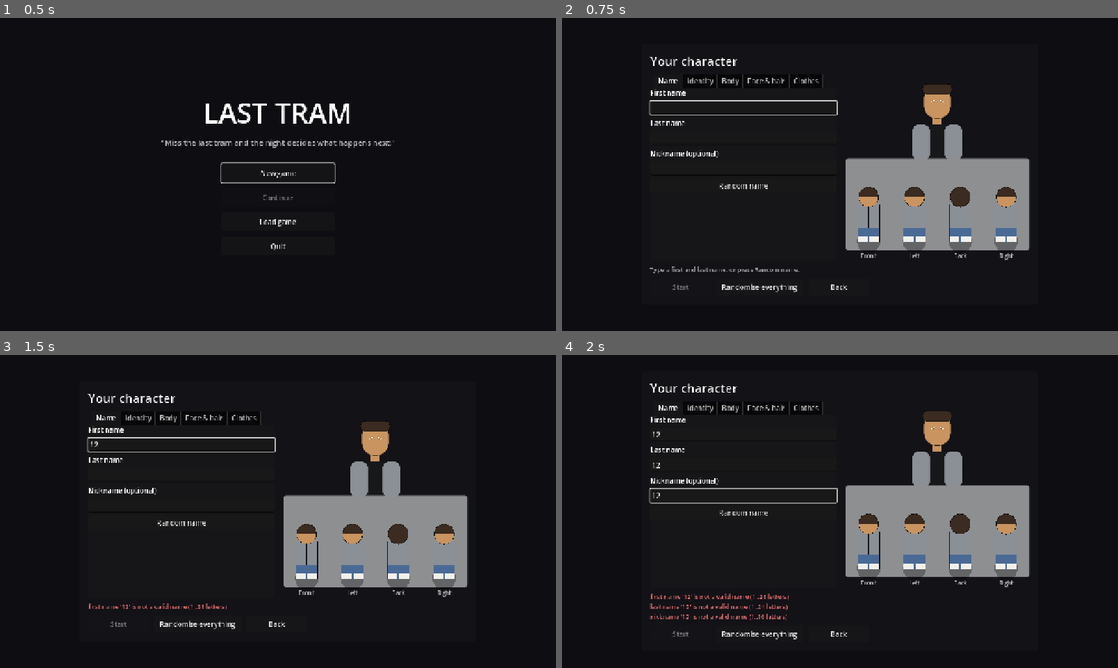
Above: before the commit, frames 1-4 (two rows, left to right).
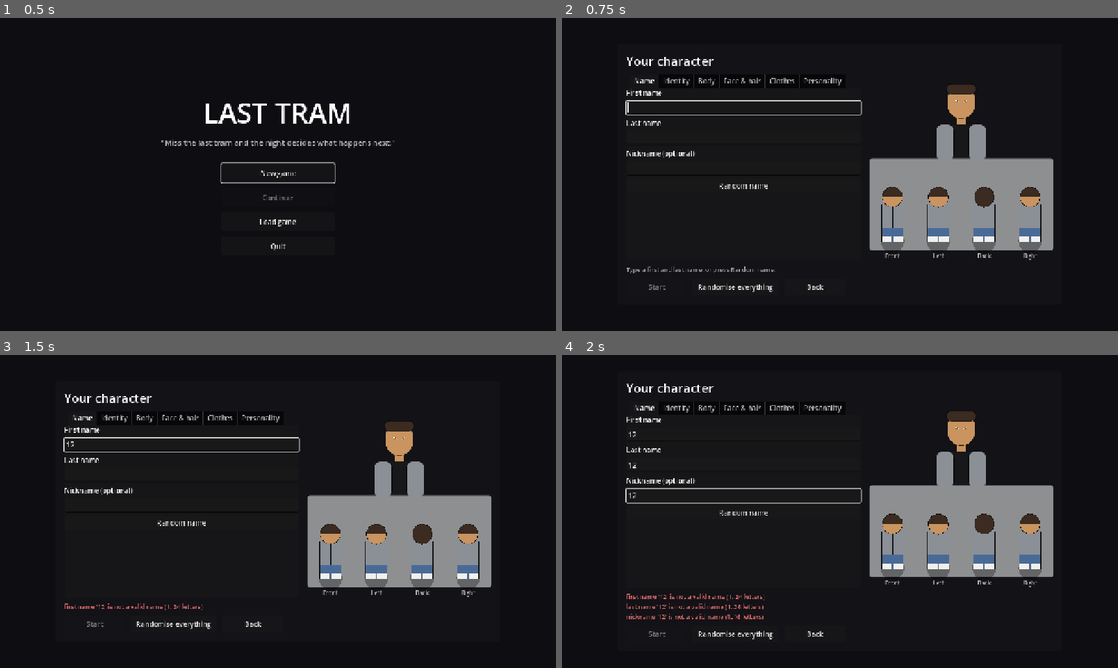
Above: after the commit, the same moments.

Repository: musterm4nn-alt/last-tram
Game: Godot game, scene res://game/main.tscn
The game is run twice, just before and just after one commit, with the same random seed, the same clock (stepped at 60 frames per second) and the same inputs.
Inputs (mouse positions are in pixels of both pictures, inside the frame that each line leads up to):
- Up to frame 1 (0.5 s): no input
- Up to frame 2 (0.75 s): click "New game" at 0.5 s
- Up to frame 3 (1.5 s): click (183, 445) at 1.27 s; type "12" at 1.35 s
- Up to frame 4 (2 s): click (745, 473) at 1.5 s; type "12" at 1.58 s; click (745, 505) at 1.73 s; type "12" at 1.82 s

Frame 1 is identical in both runs. In frame 2, 9.6% of the frame differs, in the area x 11-89%, y 12-88%; in frame 3, 9.7%; in frame 4, 10%, in the area x 11-89%, y 9-91%.

Commit message:
T-0044: personality tab in the character creator
Co-Authored-By: Claude Opus 5.5 <noreply@anthropic.com>

Diff:
--- a/game/launch_options.gd
+++ b/game/launch_options.gd
@@ -25,7 +25,7 @@
 ## "pause" (the Esc menu, after the quick start), "map" (the full map, after the quick
 ## start), "gallery" (the look gallery, no game).
 var screen: String = ""
-## The creator's tab to show (--creator-tab=body); "" = the first.
+## The creator's tab to show (--creator-tab=body, ...=personality); "" = the first.
 var creator_tab: String = ""
 ## Start the creator from CharacterSpec.random with this seed (--creator-seed=7); -1 = no.
 var creator_seed: int = -1
--- a/game/main.gd
+++ b/game/main.gd
@@ -14,7 +14,7 @@
 ##   --quickstart        skip the menu and start straight into a new game
 ##   --menu              force the menu even with quickstart options
 ##   --screen=creator    open the character creator directly (with the menu); "name" is the same
-##   --creator-tab=TAB   the creator's tab: name, identity, body, face
+##   --creator-tab=TAB   the creator's tab: name, identity, body, face, clothes, personality
 ##   --creator-seed=N    start the creator from a random character (for repeatable screenshots)
 ##   --screen=gallery    show every look option (portraits and figures); --gallery-page=2 for clothes
 ##   --screen=load       open the main menu's Load list (with the menu)
--- a/game/ui/character_creator.gd
+++ b/game/ui/character_creator.gd
@@ -1,6 +1,7 @@
 class_name CharacterCreator
 extends CanvasLayer
-## The character creator (New game): tabs for Name, Identity, Body, Face & hair and Clothes,
+## The character creator (New game): tabs for Name, Identity, Body, Face & hair, Clothes and
+## Personality,
 ## each with a Randomise button, a live preview from all four sides, and Start / Randomise
 ## everything / Back. Every choice goes through a CreatorModel. Enter = Start (when valid),
 ## Esc = Back, even while typing a name.
@@ -13,9 +14,8 @@
 const HINT_COLOR: Color = Color(1, 1, 1, 0.6)
 const ERROR_COLOR: Color = Color("#e06c6c")
 ## Tab ids in order, and their titles.
-const TABS: PackedStringArray = ["name", "identity", "body", "face", "clothes"]
-const TAB_TITLES: PackedStringArray = ["Name", "Identity", "Body", "Face & hair", "Clothes"]
-const LABEL_WIDTH: float = 110.0
+const TABS: PackedStringArray = ["name", "identity", "body", "face", "clothes", "personality"]
+const TAB_TITLES: PackedStringArray = ["Name", "Identity", "Body", "Face & hair", "Clothes", "Personality"]
 
 var model: CreatorModel
 
@@ -34,6 +34,7 @@
 ## Feature id -> its checkbox.
 var _feature_boxes: Dictionary[String, CheckBox] = {}
 var _clothes: CreatorClothesTab
+var _personality: CreatorPersonalityTab
 ## Randomise buttons draw from this (seeded by --creator-seed, else random).
 var _rng: RandomNumberGenerator = RandomNumberGenerator.new()
 var _rng_seeded: bool = false
@@ -70,7 +71,7 @@
 	columns.add_theme_constant_override("separation", 20)
 	box.add_child(columns)
 	_tabs = TabContainer.new()
-	_tabs.custom_minimum_size = Vector2(430, 300)
+	_tabs.custom_minimum_size = Vector2(540, 300)
 	columns.add_child(_tabs)
 	_build_name_tab(_tab("Name"))
 	_build_identity_tab(_tab("Identity"))
@@ -81,6 +82,11 @@
 	_tabs.add_child(_clothes)
 	_clothes.build(model)
 	_clothes.changed.connect(_sync_from_model)
+	_personality = CreatorPersonalityTab.new()
+	_personality.name = "Personality"
+	_tabs.add_child(_personality)
+	_personality.build(model)
+	_personality.changed.connect(_sync_from_model)
 	# The Name tab's "Random name" button is its Randomise.
 	for index: int in range(1, TABS.size()):
 		_randomise_button(_tabs.get_child(index) as VBoxContainer, TABS[index])
@@ -136,8 +142,8 @@
 	_rng_seeded = true
 
 
-## Shows the tab with this id ("name", "identity", "body", "face", "clothes"); unknown ids
-## are ignored.
+## Shows the tab with this id ("name", "identity", "body", "face", "clothes", "personality");
+## unknown ids are ignored.
 func show_tab(id: String) -> void:
 	var index := TABS.find(id)
 	if index >= 0:
@@ -191,14 +197,14 @@
 func _build_identity_tab(page: VBoxContainer) -> void:
 	_picker(page, "Gender", "gender")
 	_picker(page, "Pronouns", "pronouns")
-	_age = _spin(page, "Age", CreatorModel.AGE_MIN, CreatorModel.AGE_MAX, "")
+	_age = CreatorRows.spin(page, "Age", CreatorModel.AGE_MIN, CreatorModel.AGE_MAX, "")
 	_age.value_changed.connect(func(value: float) -> void:
 		model.set_age(int(value))
 		_sync_from_model())
 
 
 func _build_body_tab(page: VBoxContainer) -> void:
-	_height = _spin(page, "Height", CreatorModel.HEIGHT_MIN, CreatorModel.HEIGHT_MAX, "cm")
+	_height = CreatorRows.spin(page, "Height", CreatorModel.HEIGHT_MIN, CreatorModel.HEIGHT_MAX, "cm")
 	_height.value_changed.connect(func(value: float) -> void:
 		model.set_height(int(value))
 		_sync_from_model())
@@ -226,48 +232,17 @@
 		_feature_boxes[id] = check
 
 
-## One row: a label, ◀, the current option's name, ▶ (the same for every list field).
+## One row: a label, ◀, the current option's name, ▶ (see CreatorRows.picker).
 func _picker(page: VBoxContainer, label_text: String, field: String) -> void:
-	var row := HBoxContainer.new()
-	row.add_theme_constant_override("separation", 6)
-	page.add_child(row)
-	var label := Label.new()
-	label.text = label_text
-	label.custom_minimum_size = Vector2(LABEL_WIDTH, 0)
-	row.add_child(label)
-	var back := Button.new()
-	back.text = "◀"
-	back.pressed.connect(func() -> void:
+	_pickers[field] = CreatorRows.picker(page, label_text, _step.bind(field, -1), _step.bind(field, 1))
+
+
+func _step(field: String, direction: int) -> void:
+	if direction > 0:
+		model.next(field)
+	else:
 		model.previous(field)
-		_sync_from_model())
-	row.add_child(back)
-	var shown := Label.new()
-	shown.custom_minimum_size = Vector2(170, 0)
-	shown.horizontal_alignment = HORIZONTAL_ALIGNMENT_CENTER
-	row.add_child(shown)
-	var forward := Button.new()
-	forward.text = "▶"
-	forward.pressed.connect(func() -> void:
-		model.next(field)
-		_sync_from_model())
-	row.add_child(forward)
-	_pickers[field] = shown
-
-
-func _spin(page: VBoxContainer, label_text: String, low: int, high: int, suffix: String) -> SpinBox:
-	var row := HBoxContainer.new()
-	page.add_child(row)
-	var label := Label.new()
-	label.text = label_text
-	label.custom_minimum_size = Vector2(LABEL_WIDTH, 0)
-	row.add_child(label)
-	var spin := SpinBox.new()
-	spin.min_value = low
-	spin.max_value = high
-	spin.step = 1
-	spin.suffix = suffix
-	row.add_child(spin)
-	return spin
+	_sync_from_model()
 
 
 func _field(parent: Control, label_text: String, max_length: int) -> LineEdit:
@@ -299,6 +274,7 @@
 	for id: String in _feature_boxes:
 		_feature_boxes[id].set_pressed_no_signal(model.spec.appearance.features.has(id))
 	_clothes.sync(model)
+	_personality.sync(model)
 	_refresh()
 
 
--- a/game/ui/creator_model.gd
+++ b/game/ui/creator_model.gd
@@ -10,7 +10,8 @@
 const HEIGHT_MIN: int = 150
 const HEIGHT_MAX: int = 205
 ## Section ids, in tab order.
-const SECTIONS: PackedStringArray = ["name", "identity", "body", "face", "clothes"]
+## "personality" is last, so Randomise everything draws the others as before it existed.
+const SECTIONS: PackedStringArray = ["name", "identity", "body", "face", "clothes", "personality"]
 ## Fields stepped with next()/previous(), and the section each belongs to.
 const LIST_FIELDS: Dictionary = {
 	"gender": "identity", "pronouns": "identity",
@@ -201,6 +202,13 @@
 			spec.appearance.features = look.features
 		"clothes":
 			spec.outfit = Outfit.random(_content, rng, true)
+		"personality":
+			spec.personality = Personality.random(rng)
+
+
+## Sets one personality axis (clamped to −100..100; unknown axes are ignored).
+func set_trait(axis: String, value: int) -> void:
+	spec.personality.set_axis(axis, value)
 
 
 ## Every section, in SECTIONS order.
--- /dev/null
+++ b/game/ui/creator_personality_tab.gd
@@ -0,0 +1,69 @@
+class_name CreatorPersonalityTab
+extends VBoxContainer
+## The character creator's Personality tab: one slider per Personality axis (−100..100),
+## with plain words for each end. Emits `changed` after every move.
+
+## The model changed; the creator refreshes the preview and Start.
+signal changed
+
+## Axis -> [word for the low end, word for the high end].
+const WORDS: Dictionary = {
+	"kindness": ["cruel", "caring"],
+	"honesty": ["deceitful", "principled"],
+	"sociability": ["loner", "outgoing"],
+	"ambition": ["idle", "driven"],
+	"temper": ["calm", "hot-headed"],
+	"vice": ["restrained", "indulgent"],
+	"bravery": ["timid", "bold"],
+}
+const AXIS_WIDTH: float = 90.0
+const WORD_WIDTH: float = 80.0
+const SLIDER_WIDTH: float = 150.0
+## Whole steps, so random personalities show exactly.
+const STEP: float = 1.0
+
+var _model: CreatorModel
+## Axis -> its slider.
+var _sliders: Dictionary[String, HSlider] = {}
+
+
+## Builds one row per axis for `model` (call once).
+func build(model: CreatorModel) -> void:
+	_model = model
+	add_theme_constant_override("separation", 8)
+	for axis: String in Personality.AXES:
+		var row := HBoxContainer.new()
+		row.add_theme_constant_override("separation", 6)
+		add_child(row)
+		row.add_child(_label(axis.capitalize(), AXIS_WIDTH, HORIZONTAL_ALIGNMENT_LEFT))
+		row.add_child(_label(WORDS[axis][0], WORD_WIDTH, HORIZONTAL_ALIGNMENT_RIGHT))
+		var slider := HSlider.new()
+		slider.min_value = Personality.MIN_VALUE
+		slider.max_value = Personality.MAX_VALUE
+		slider.step = STEP
+		slider.custom_minimum_size = Vector2(SLIDER_WIDTH, 0)
+		slider.size_flags_vertical = Control.SIZE_SHRINK_CENTER
+		slider.value_changed.connect(_on_slide.bind(axis))
+		row.add_child(slider)
+		row.add_child(_label(WORDS[axis][1], WORD_WIDTH, HORIZONTAL_ALIGNMENT_LEFT))
+		_sliders[axis] = slider
+
+
+## Shows `model`'s personality (it may be a new model, e.g. after a seeded start).
+func sync(model: CreatorModel) -> void:
+	_model = model
+	for axis: String in _sliders:
+		_sliders[axis].set_value_no_signal(model.spec.personality.get_axis(axis))
+
+
+func _on_slide(value: float, axis: String) -> void:
+	_model.set_trait(axis, int(value))
+	changed.emit()
+
+
+func _label(text: String, width: float, align: HorizontalAlignment) -> Label:
+	var label := Label.new()
+	label.text = text
+	label.custom_minimum_size = Vector2(width, 0)
+	label.horizontal_alignment = align
+	return label
--- /dev/null
+++ b/game/ui/creator_rows.gd
@@ -0,0 +1,49 @@
+class_name CreatorRows
+extends RefCounted
+## Row builders shared by the character creator's tabs: a labelled ◀ option ▶ picker and a
+## labelled number box.
+
+const LABEL_WIDTH: float = 110.0
+const OPTION_WIDTH: float = 170.0
+
+
+## Adds "label ◀ option ▶" to `page`; returns the label that shows the option's name.
+static func picker(page: VBoxContainer, label_text: String, on_back: Callable, on_forward: Callable) -> Label:
+	var row := HBoxContainer.new()
+	row.add_theme_constant_override("separation", 6)
+	page.add_child(row)
+	row.add_child(_name(label_text))
+	var back := Button.new()
+	back.text = "◀"
+	back.pressed.connect(on_back)
+	row.add_child(back)
+	var shown := Label.new()
+	shown.custom_minimum_size = Vector2(OPTION_WIDTH, 0)
+	shown.horizontal_alignment = HORIZONTAL_ALIGNMENT_CENTER
+	row.add_child(shown)
+	var forward := Button.new()
+	forward.text = "▶"
+	forward.pressed.connect(on_forward)
+	row.add_child(forward)
+	return shown
+
+
+## Adds "label [number]" to `page` and returns the number box.
+static func spin(page: VBoxContainer, label_text: String, low: int, high: int, suffix: String) -> SpinBox:
+	var row := HBoxContainer.new()
+	page.add_child(row)
+	row.add_child(_name(label_text))
+	var box := SpinBox.new()
+	box.min_value = low
+	box.max_value = high
+	box.step = 1
+	box.suffix = suffix
+	row.add_child(box)
+	return box
+
+
+static func _name(text: String) -> Label:
+	var label := Label.new()
+	label.text = text
+	label.custom_minimum_size = Vector2(LABEL_WIDTH, 0)
+	return label
--- a/tests/game/test_character_creator.gd
+++ b/tests/game/test_character_creator.gd
@@ -245,3 +245,41 @@
 
 func _drop(screen: CharacterCreator) -> void:
 	screen.free()
+
+
+func test_personality_sliders_set_the_started_characters_personality() -> void:
+	var screen := _make_screen()
+	var started: Array[CharacterSpec] = []
+	screen.start_pressed.connect(func(spec: CharacterSpec) -> void: started.append(spec))
+	_type(screen, "Mira", "Jovanović", "")
+	screen.show_tab("personality")
+	var tab := screen._personality
+	assert_eq(tab._sliders.size(), Personality.AXES.size())
+	tab._sliders["temper"].value_changed.emit(-60.0)
+	tab._sliders["sociability"].value_changed.emit(75.0)
+	assert_eq(screen.model.spec.personality.get_axis("temper"), -60)
+	screen._try_start()
+	assert_eq(started.size(), 1)
+	assert_eq(started[0].personality.get_axis("temper"), -60)
+	assert_eq(started[0].personality.get_axis("sociability"), 75)
+	var sim := SimFactory.new_game(content(), 1, started[0])
+	assert_eq(sim.world.player().personality.get_axis("sociability"), 75, "the player gets it")
+	_drop(screen)
+
+
+func test_personality_tab_has_a_randomise_button_and_follows_the_model() -> void:
+	var screen := _make_screen()
+	var tab := screen._personality
+	var randomise: Button = null
+	for child: Node in tab.get_children():
+		if child is Button:
+			randomise = child
+	assert_true(randomise != null, "the tab has a Randomise button")
+	screen.use_seed(4)
+	randomise.pressed.emit()
+	var expected := RandomNumberGenerator.new()
+	expected.seed = 4
+	var drawn := Personality.random(expected)
+	assert_eq(screen.model.spec.personality.to_dict(), drawn.to_dict())
+	assert_eq(int(tab._sliders["kindness"].value), drawn.get_axis("kindness"), "sliders show it")
+	_drop(screen)
--- a/tests/game/test_creator_model.gd
+++ b/tests/game/test_creator_model.gd
@@ -1,6 +1,13 @@
 extends TestCase
 ## T-0021: the character creator's model. Every option list, the limits, features, the
 ## starter outfit, and randomising one section without touching the others.
+
+
+## CreatorModel.randomise_all(seed) before the personality section existed.
+const RANDOMISE_ALL_GOLDEN: Dictionary = {
+	77: '{"age_years":56,"appearance":{"build":"slim","eye_colour":"green","facial_hair":"none","features":[],"hair_colour":"blonde","hair_style":"ponytail","height_cm":179,"skin_tone":"skin_07"},"first_name":"Anna","gender":"nonbinary","last_name":"Schmidt","nickname":"","outfit":{"bottom":{"colour":"navy","item":"skirt"},"feet":{"colour":"black","item":"boots"},"neck":{"colour":"mustard","item":"chain"},"outer":{"colour":"navy","item":"blazer"},"top":{"colour":"pink","item":"blouse"}},"pronouns":"she"}',
+	5: '{"age_years":65,"appearance":{"build":"average","eye_colour":"green","facial_hair":"none","features":[],"hair_colour":"purple","hair_style":"afro","height_cm":201,"skin_tone":"skin_07"},"first_name":"Matthias","gender":"woman","last_name":"Khoury","nickname":"","outfit":{"bottom":{"colour":"burgundy","item":"skirt"},"face":{"colour":"brown","item":"sunglasses"},"feet":{"colour":"brown","item":"boots"},"hands":{"colour":"brown","item":"gloves"},"top":{"colour":"navy","item":"t_shirt"}},"pronouns":"she"}',
+}
 
 
 func _model() -> CreatorModel:
@@ -17,6 +24,7 @@
 		"body": "%d|%s|%s" % [look.height_cm, look.build, look.skin_tone],
 		"face": "%s|%s|%s|%s|%s" % [look.hair_style, look.hair_colour, look.eye_colour, look.facial_hair, ",".join(look.features)],
 		"clothes": Ser.to_json(s.outfit.to_dict()),
+		"personality": Ser.to_json(s.personality.to_dict()),
 	}
 
 
@@ -144,6 +152,34 @@
 		assert_true(allowed.has(model.spec.first_name), model.spec.first_name)
 		assert_true(content().last_names.has(model.spec.last_name), model.spec.last_name)
 		assert_eq(model.spec.nickname, "")
+
+
+func test_personality_section_randomises_and_sets_traits() -> void:
+	var model := _model()
+	var rng := RandomNumberGenerator.new()
+	rng.seed = 9
+	model.randomise("personality", rng)
+	var check := RandomNumberGenerator.new()
+	check.seed = 9
+	assert_eq(model.spec.personality.to_dict(), Personality.random(check).to_dict())
+	model.set_trait("temper", 140)
+	model.set_trait("kindness", -35)
+	model.set_trait("charm", 50)
+	assert_eq(model.spec.personality.get_axis("temper"), 100, "clamped")
+	assert_eq(model.spec.personality.get_axis("kindness"), -35)
+	assert_false(model.spec.personality.values.has("charm"))
+
+
+func test_randomise_all_keeps_the_earlier_sections_as_before_personality() -> void:
+	# Recorded on main before T-0044 (spec.to_dict() without "personality").
+	for seed_value: int in RANDOMISE_ALL_GOLDEN:
+		var model := _model()
+		var rng := RandomNumberGenerator.new()
+		rng.seed = seed_value
+		model.randomise_all(rng)
+		var d := model.spec.to_dict()
+		d.erase("personality")
+		assert_eq(JSON.stringify(d), RANDOMISE_ALL_GOLDEN[seed_value], "seed %d" % seed_value)
 
 
 func test_randomise_all_is_repeatable_and_always_valid() -> void:
Not shown, added: game/ui/creator_personality_tab.gd.uid
Not shown, added: game/ui/creator_rows.gd.uid
Not shown, changed: tickets/T-0044-creator-personality.md
